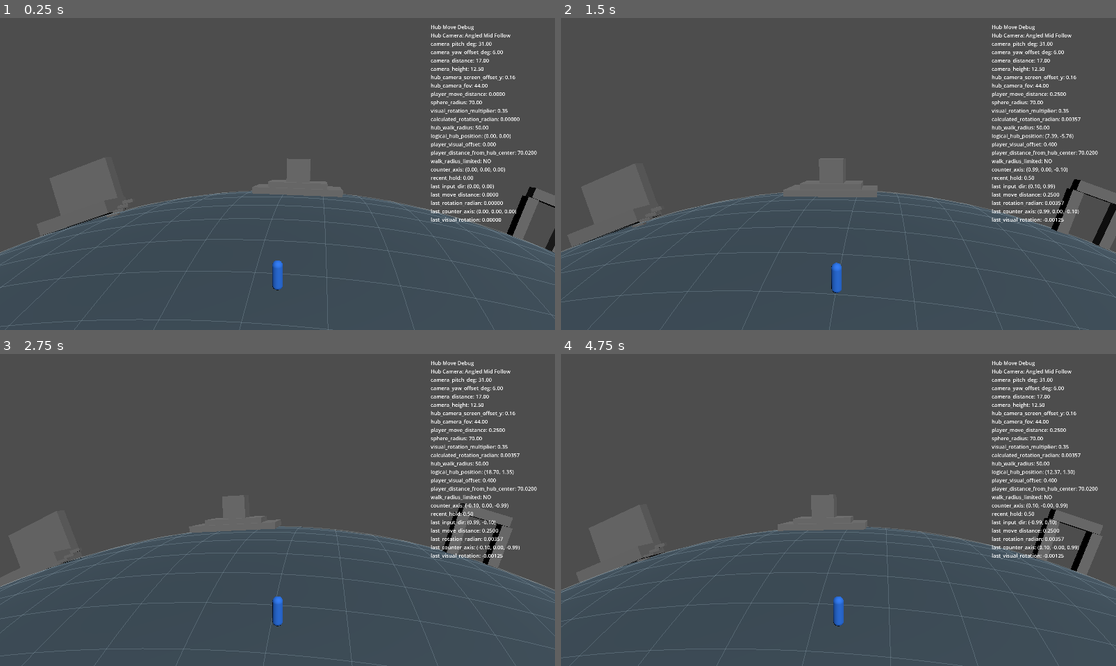
Above: before the commit, frames 1-4 (two rows, left to right).
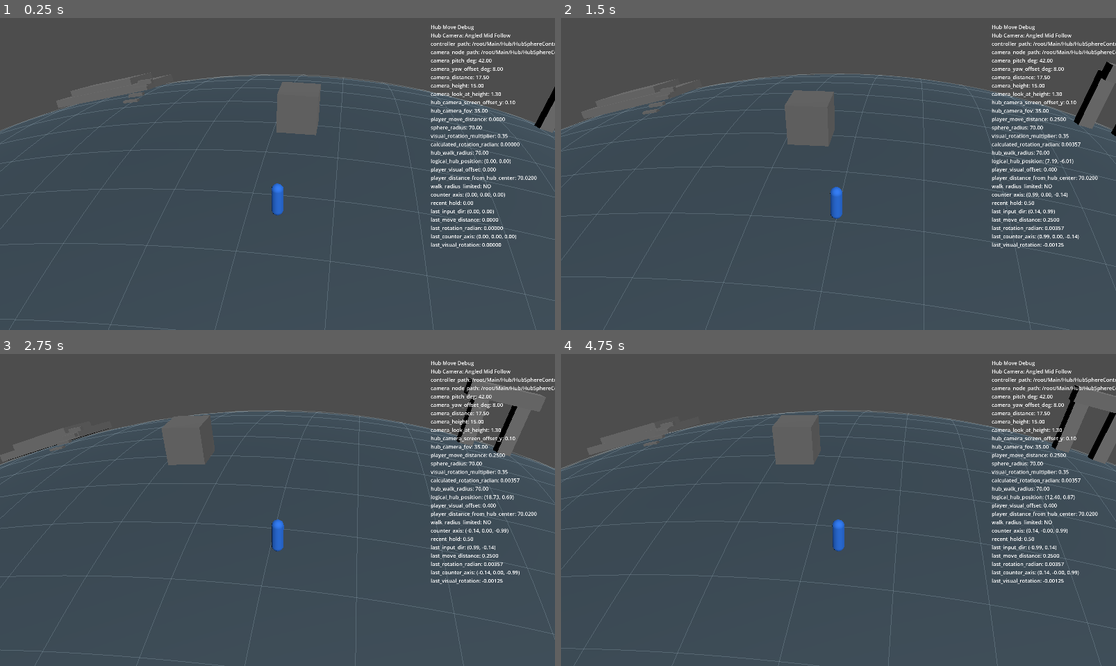
Above: after the commit, the same moments.

Repository: ttww14700-tech/GodotProject-AstralEcho
Game: Godot game, scene res://scenes/Main.tscn
The game is run twice, just before and just after one commit, with the same random seed, the same clock (stepped at 60 frames per second) and the same inputs.
Inputs (mouse positions are in pixels of both pictures, inside the frame that each line leads up to):
- Up to frame 1 (0.25 s): no input
- Up to frame 2 (1.5 s): tap Enter at 0.5 s; move the mouse to (960, 158) at 0.52 s; hold D (move_right) 0.53-1.28 s; hold W (camera_push_forward) 0.53-1.28 s; move the mouse to (727, 189) at 1.27 s; hold S (slow_down) from 1.28 s (still down); tap Space (dodge) at 1.35 s
- Up to frame 3 (2.75 s): move the mouse to (333, 441) at 2.02 s; release S (slow_down) at 2.03 s; hold D (move_right) from 2.03 s (still down); tap B (retreat) at 2.1 s
- Up to frame 4 (4.75 s): move the mouse to (810, 572) at 2.77 s; tap W (camera_push_forward) at 2.85 s; move the mouse to (1005, 556) at 3.52 s; release D (move_right) at 3.53 s; hold A (move_left) from 3.53 s (still down); tap Space (dodge) at 3.6 s; move the mouse to (672, 463) at 4.27 s; tap B (retreat) at 4.35 s

The runs differ from the first frame. In frame 1, 11% of the frame differs, in the area x 0-100%, y 7-100%; in frame 2, 12%; in frame 3, 11%; in frame 4, 12%.

Commit message:
Sync Hub runtime camera parameters

Diff:
--- a/scenes/Hub.tscn
+++ b/scenes/Hub.tscn
@@ -25,28 +25,10 @@
 size = Vector3(0.55, 0.85, 0.55)
 
 [sub_resource type="BoxMesh" id="BoxMesh_door_post"]
-size = Vector3(1.1, 4.2, 1.0)
+size = Vector3(1.1, 4.2, 1)
 
 [sub_resource type="BoxMesh" id="BoxMesh_door_beam"]
-size = Vector3(5.0, 1.0, 1.0)
-
-[sub_resource type="BoxMesh" id="BoxMesh_foreground_large"]
-size = Vector3(6, 2.3, 4.2)
-
-[sub_resource type="BoxMesh" id="BoxMesh_foreground_small"]
-size = Vector3(2.2, 1.4, 2.0)
-
-[sub_resource type="BoxMesh" id="BoxMesh_central_base"]
-size = Vector3(9.0, 0.65, 5.2)
-
-[sub_resource type="BoxMesh" id="BoxMesh_central_step"]
-size = Vector3(6.0, 0.55, 4.0)
-
-[sub_resource type="BoxMesh" id="BoxMesh_left_landmark_wall"]
-size = Vector3(8.0, 5.0, 1.2)
-
-[sub_resource type="BoxMesh" id="BoxMesh_left_landmark_base"]
-size = Vector3(9.0, 1.4, 3.8)
+size = Vector3(5, 1, 1)
 
 [sub_resource type="BoxMesh" id="BoxMesh_step_a"]
 size = Vector3(1.2, 0.16, 0.42)
@@ -60,6 +42,24 @@
 [sub_resource type="BoxMesh" id="BoxMesh_step_d"]
 size = Vector3(1.2, 0.34, 0.42)
 
+[sub_resource type="BoxMesh" id="BoxMesh_central_base"]
+size = Vector3(9, 0.65, 5.2)
+
+[sub_resource type="BoxMesh" id="BoxMesh_central_step"]
+size = Vector3(6, 0.55, 4)
+
+[sub_resource type="BoxMesh" id="BoxMesh_foreground_large"]
+size = Vector3(6, 2.3, 4.2)
+
+[sub_resource type="BoxMesh" id="BoxMesh_foreground_small"]
+size = Vector3(2.2, 1.4, 2)
+
+[sub_resource type="BoxMesh" id="BoxMesh_left_landmark_wall"]
+size = Vector3(8, 5, 1.2)
+
+[sub_resource type="BoxMesh" id="BoxMesh_left_landmark_base"]
+size = Vector3(9, 1.4, 3.8)
+
 [node name="Hub" type="Control" unique_id=1252811329]
 layout_mode = 3
 anchors_preset = 15
@@ -69,15 +69,14 @@
 grow_vertical = 2
 script = ExtResource("1")
 hub_player_move_speed = 15.0
-hub_walk_radius = 50.0
+hub_walk_radius = 70.0
 hub_sphere_radius = 70.0
-hub_camera_pitch_deg = 31.0
-hub_camera_yaw_offset_deg = 6.0
-hub_camera_distance = 17.0
-hub_camera_height = 12.5
-hub_camera_look_at_height = 1.4
-hub_camera_screen_offset_y = 0.16
-hub_camera_fov = 44.0
+hub_camera_pitch_deg = 42.0
+hub_camera_yaw_offset_deg = 8.0
+hub_camera_distance = 17.5
+hub_camera_look_at_height = 1.3
+hub_camera_screen_offset_y = 0.1
+hub_camera_fov = 35.0
 
 [node name="HubSphereController" type="Node3D" parent="." unique_id=233989926]
 script = ExtResource("2")
@@ -89,97 +88,104 @@
 [node name="HubPrimitiveReferenceVisuals" type="Node3D" parent="HubSphereController" unique_id=803883689]
 
 [node name="CentralBlockTower" type="MeshInstance3D" parent="HubSphereController/HubPrimitiveReferenceVisuals" unique_id=10410141]
-position = Vector3(0, 1.2, -21.0)
+transform = Transform3D(1, 0, 0, 0, 1, 0, 0, 0, 1, -0.0024175644, -0.066161394, -9.276283)
 material_override = SubResource("StandardMaterial3D_hub_reference_gray")
 mesh = SubResource("BoxMesh_central_tower")
 
 [node name="InteractionCapsule" type="Area3D" parent="HubSphereController/HubPrimitiveReferenceVisuals/CentralBlockTower" unique_id=1651499712]
 
 [node name="CollisionShape3D" type="CollisionShape3D" parent="HubSphereController/HubPrimitiveReferenceVisuals/CentralBlockTower/InteractionCapsule" unique_id=848912237]
-transform = Transform3D(0.933305, 0, -0.35908478, 0, 1, 0, 0.35908478, 0, 0.933305, 0, 0, 0)
 shape = SubResource("CapsuleShape3D_central_tower_interaction")
 
 [node name="NpcBlockA" type="MeshInstance3D" parent="HubSphereController/HubPrimitiveReferenceVisuals" unique_id=1414817823]
-position = Vector3(-18.0, 0, 6.0)
+transform = Transform3D(1, 0, 0, 0, 1, 0, 0, 0, 1, -18, 0, 6)
+visible = false
 material_override = SubResource("StandardMaterial3D_hub_reference_gray")
 mesh = SubResource("BoxMesh_npc_block")
 
 [node name="NpcBlockB" type="MeshInstance3D" parent="HubSphereController/HubPrimitiveReferenceVisuals" unique_id=772487988]
-position = Vector3(15.5, 0, 7.0)
+transform = Transform3D(1, 0, 0, 0, 1, 0, 0, 0, 1, 15.5, 0, 7)
+visible = false
 material_override = SubResource("StandardMaterial3D_hub_reference_gray")
 mesh = SubResource("BoxMesh_npc_block")
 
 [node name="NpcBlockC" type="MeshInstance3D" parent="HubSphereController/HubPrimitiveReferenceVisuals" unique_id=739378701]
-position = Vector3(-10.0, 0, 11.0)
+transform = Transform3D(1, 0, 0, 0, 1, 0, 0, 0, 1, -10, 0, 11)
+visible = false
 material_override = SubResource("StandardMaterial3D_hub_reference_gray")
 mesh = SubResource("BoxMesh_npc_block")
 
 [node name="DoorFrameLeftPost" type="MeshInstance3D" parent="HubSphereController/HubPrimitiveReferenceVisuals" unique_id=765215214]
-position = Vector3(22.0, 0, -20.0)
+transform = Transform3D(1, 0, 0, 0, 1, 0, 0, 0, 1, 22, 0, -20)
 material_override = SubResource("StandardMaterial3D_hub_reference_gray")
 mesh = SubResource("BoxMesh_door_post")
 
 [node name="DoorFrameRightPost" type="MeshInstance3D" parent="HubSphereController/HubPrimitiveReferenceVisuals" unique_id=1857715542]
-position = Vector3(26.0, 0, -20.0)
+transform = Transform3D(1, 0, 0, 0, 1, 0, 0, 0, 1, 19, 0, -20)
 material_override = SubResource("StandardMaterial3D_hub_reference_gray")
 mesh = SubResource("BoxMesh_door_post")
 
 [node name="DoorFrameTopBeam" type="MeshInstance3D" parent="HubSphereController/HubPrimitiveReferenceVisuals" unique_id=484655338]
-position = Vector3(24.0, 4.2, -20.0)
+transform = Transform3D(1, 0, 0, 0, 1, 0, 0, 0, 1, 19, 4.2, -15)
 material_override = SubResource("StandardMaterial3D_hub_reference_gray")
 mesh = SubResource("BoxMesh_door_beam")
 
 [node name="StepBlockA" type="MeshInstance3D" parent="HubSphereController/HubPrimitiveReferenceVisuals" unique_id=51124879]
-position = Vector3(-17.5, 0, -15.0)
+transform = Transform3D(1, 0, 0, 0, 1, 0, 0, 0, 1, -13.5, 0, -15)
 material_override = SubResource("StandardMaterial3D_hub_reference_gray")
 mesh = SubResource("BoxMesh_step_a")
 
 [node name="StepBlockB" type="MeshInstance3D" parent="HubSphereController/HubPrimitiveReferenceVisuals" unique_id=1417132111]
-position = Vector3(-17.5, 0.18, -16.1)
+transform = Transform3D(1, 0, 0, 0, 1, 0, 0, 0, 1, -13.5, 0.18, -16.1)
 material_override = SubResource("StandardMaterial3D_hub_reference_gray")
 mesh = SubResource("BoxMesh_step_b")
 
 [node name="StepBlockC" type="MeshInstance3D" parent="HubSphereController/HubPrimitiveReferenceVisuals" unique_id=664846650]
-position = Vector3(-17.5, 0.42, -17.2)
+transform = Transform3D(1, 0, 0, 0, 1, 0, 0, 0, 1, -13.5, 0.42, -17.2)
 material_override = SubResource("StandardMaterial3D_hub_reference_gray")
 mesh = SubResource("BoxMesh_step_c")
 
 [node name="StepBlockD" type="MeshInstance3D" parent="HubSphereController/HubPrimitiveReferenceVisuals" unique_id=75140613]
-position = Vector3(-17.5, 0.72, -18.3)
+transform = Transform3D(1, 0, 0, 0, 1, 0, 0, 0, 1, -13.5, 0.72, -18.3)
 material_override = SubResource("StandardMaterial3D_hub_reference_gray")
 mesh = SubResource("BoxMesh_step_d")
 
-[node name="CentralBaseBlock" type="MeshInstance3D" parent="HubSphereController/HubPrimitiveReferenceVisuals"]
-position = Vector3(0, 0, -21.0)
+[node name="CentralBaseBlock" type="MeshInstance3D" parent="HubSphereController/HubPrimitiveReferenceVisuals" unique_id=1029545483]
+transform = Transform3D(1, 0, 0, 0, 1, 0, 0, 0, 1, -17.687572, 0, -21)
 material_override = SubResource("StandardMaterial3D_hub_reference_gray")
 mesh = SubResource("BoxMesh_central_base")
 
-[node name="CentralStepBlock" type="MeshInstance3D" parent="HubSphereController/HubPrimitiveReferenceVisuals"]
-position = Vector3(0, 0.65, -21.0)
+[node name="CentralStepBlock" type="MeshInstance3D" parent="HubSphereController/HubPrimitiveReferenceVisuals" unique_id=776482925]
+transform = Transform3D(1, 0, 0, 0, 1, 0, 0, 0, 1, -17.883013, 0.65, -21)
 material_override = SubResource("StandardMaterial3D_hub_reference_gray")
 mesh = SubResource("BoxMesh_central_step")
 
-[node name="LeftForegroundBlock" type="MeshInstance3D" parent="HubSphereController/HubPrimitiveReferenceVisuals"]
-position = Vector3(-22.0, 0, 15.0)
+[node name="LeftForegroundBlock" type="MeshInstance3D" parent="HubSphereController/HubPrimitiveReferenceVisuals" unique_id=612054064]
+transform = Transform3D(1, 0, 0, 0, 1, 0, 0, 0, 1, -22, 0, 15)
+visible = false
 material_override = SubResource("StandardMaterial3D_hub_reference_gray")
 mesh = SubResource("BoxMesh_foreground_large")
 
-[node name="RightForegroundBlock" type="MeshInstance3D" parent="HubSphereController/HubPrimitiveReferenceVisuals"]
-position = Vector3(22.0, 0, 14.0)
+[node name="RightForegroundBlock" type="MeshInstance3D" parent="HubSphereController/HubPrimitiveReferenceVisuals" unique_id=1881825133]
+transform = Transform3D(1, 0, 0, 0, 1, 0, 0, 0, 1, 22, 0, 14)
+visible = false
 material_override = SubResource("StandardMaterial3D_hub_reference_gray")
 mesh = SubResource("BoxMesh_foreground_large")
 
-[node name="RightForegroundSmallBlock" type="MeshInstance3D" parent="HubSphereController/HubPrimitiveReferenceVisuals"]
-position = Vector3(15.5, 0, 13.0)
+[node name="RightForegroundSmallBlock" type="MeshInstance3D" parent="HubSphereController/HubPrimitiveReferenceVisuals" unique_id=1108370035]
+transform = Transform3D(1, 0, 0, 0, 1, 0, 0, 0, 1, 15.5, 0, 13)
+visible = false
 material_override = SubResource("StandardMaterial3D_hub_reference_gray")
 mesh = SubResource("BoxMesh_foreground_small")
 
-[node name="LeftLandmarkWall" type="MeshInstance3D" parent="HubSphereController/HubPrimitiveReferenceVisuals"]
-position = Vector3(-24.0, 1.4, -22.0)
+[node name="LeftLandmarkWall" type="MeshInstance3D" parent="HubSphereController/HubPrimitiveReferenceVisuals" unique_id=1715919401]
+transform = Transform3D(1, 0, 0, 0, 1, 0, 0, 0, 1, -24, 1.4, -22)
+visible = false
 material_override = SubResource("StandardMaterial3D_hub_reference_gray")
 mesh = SubResource("BoxMesh_left_landmark_wall")
 
-[node name="LeftLandmarkBase" type="MeshInstance3D" parent="HubSphereController/HubPrimitiveReferenceVisuals"]
-position = Vector3(-24.0, 0, -20.0)
+[node name="LeftLandmarkBase" type="MeshInstance3D" parent="HubSphereController/HubPrimitiveReferenceVisuals" unique_id=1633621263]
+transform = Transform3D(1, 0, 0, 0, 1, 0, 0, 0, 1, -24, 0, -20)
+visible = false
 material_override = SubResource("StandardMaterial3D_hub_reference_gray")
 mesh = SubResource("BoxMesh_left_landmark_base")
--- a/scripts/HubSphereController.gd
+++ b/scripts/HubSphereController.gd
@@ -39,7 +39,7 @@
 const SURFACE_GRID_STEP := 4.0
 const SURFACE_GRID_SEGMENT_STEP := 1.0
 const DEBUG_PANEL_WIDTH := 430.0
-const DEBUG_PANEL_HEIGHT := 490.0
+const DEBUG_PANEL_HEIGHT := 540.0
 const HUB_CAMERA_MODE := "Angled Mid Follow"
 const RECENT_MOVE_DEBUG_HOLD_TIME := 0.5
 const HUB_REFERENCE_BOX_SPECS := [
@@ -498,14 +498,18 @@
 	if not debug_label:
 		return
 
-	debug_label.text = "Hub Move Debug\nHub Camera: %s\ncamera_pitch_deg: %.2f\ncamera_yaw_offset_deg: %.2f\ncamera_distance: %.2f\ncamera_height: %.2f\nhub_camera_screen_offset_y: %.2f\nhub_camera_fov: %.2f\nplayer_move_distance: %.4f\nsphere_radius: %.2f\nvisual_rotation_multiplier: %.2f\ncalculated_rotation_radian: %.5f\nhub_walk_radius: %.2f\nlogical_hub_position: (%.2f, %.2f)\nplayer_visual_offset: %.3f\nplayer_distance_from_hub_center: %.4f\nwalk_radius_limited: %s\ncounter_axis: (%.2f, %.2f, %.2f)\nrecent_hold: %.2f\nlast_input_dir: (%.2f, %.2f)\nlast_move_distance: %.4f\nlast_rotation_radian: %.5f\nlast_counter_axis: (%.2f, %.2f, %.2f)\nlast_visual_rotation: %.5f" % [
+	var runtime_camera_fov := hub_camera.fov if hub_camera else hub_camera_fov
+	debug_label.text = "Hub Move Debug\nHub Camera: %s\ncontroller_path: %s\ncamera_node_path: %s\ncamera_pitch_deg: %.2f\ncamera_yaw_offset_deg: %.2f\ncamera_distance: %.2f\ncamera_height: %.2f\ncamera_look_at_height: %.2f\nhub_camera_screen_offset_y: %.2f\nhub_camera_fov: %.2f\nplayer_move_distance: %.4f\nsphere_radius: %.2f\nvisual_rotation_multiplier: %.2f\ncalculated_rotation_radian: %.5f\nhub_walk_radius: %.2f\nlogical_hub_position: (%.2f, %.2f)\nplayer_visual_offset: %.3f\nplayer_distance_from_hub_center: %.4f\nwalk_radius_limited: %s\ncounter_axis: (%.2f, %.2f, %.2f)\nrecent_hold: %.2f\nlast_input_dir: (%.2f, %.2f)\nlast_move_distance: %.4f\nlast_rotation_radian: %.5f\nlast_counter_axis: (%.2f, %.2f, %.2f)\nlast_visual_rotation: %.5f" % [
 		HUB_CAMERA_MODE,
+		str(get_path()),
+		str(hub_camera.get_path()) if hub_camera else "<none>",
 		hub_camera_pitch_deg,
 		hub_camera_yaw_offset_deg,
 		hub_camera_distance,
 		hub_camera_height,
+		hub_camera_look_at_height,
 		hub_camera_screen_offset_y,
-		hub_camera_fov,
+		runtime_camera_fov,
 		last_player_move_distance,
 		hub_sphere_radius,
 		visual_rotation_multiplier,
@@ -566,6 +570,7 @@
 	if not hub_camera:
 		return
 
+	hub_camera.fov = hub_camera_fov
 	var player_anchor := _get_hub_camera_anchor()
 	var yaw := deg_to_rad(hub_camera_yaw_offset_deg)
 	var camera_direction := Vector3(sin(yaw), 0.0, cos(yaw)).normalized()
Not shown, changed: AGENTS.md
